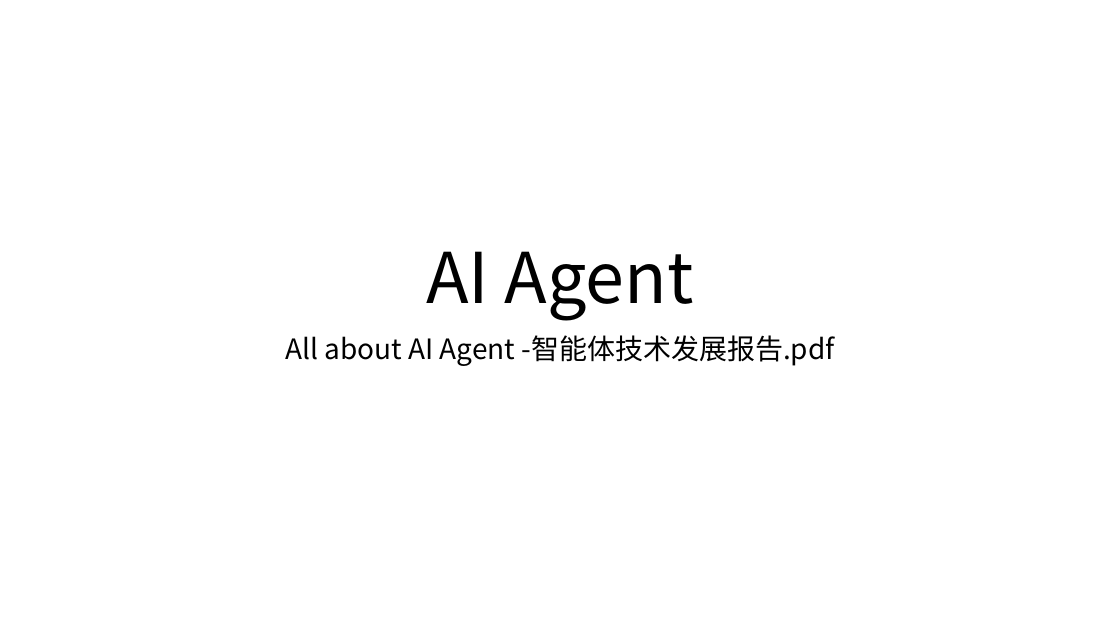
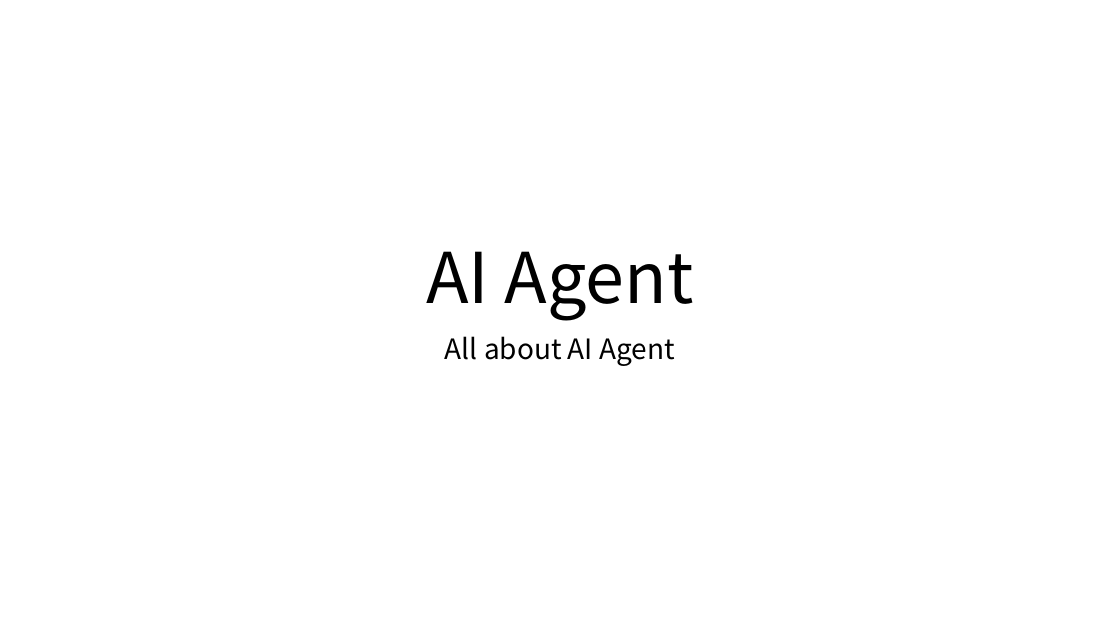
Before and after one commit to Tianyi2/All-About-Agent, a slide deck: slide 1 of all-about-agent.pptx. Drawn at 1120x630 pixels with LibreOffice and Linux fonts; fonts in the diff are those of the drawing. Boxes give left, top, right and bottom in pixels: in the first picture for what was removed or moved away, otherwise in the second. Text is boxed around its words. In the diff, an @@ line names an element or a change of style, - is before the commit and + after.

```diff
--- a/all-about-agent.pptx
+++ b/all-about-agent.pptx
@@ subtitle at bbox=[445, 336, 675, 366]: text changed @@
-All about AI Agent -智能体技术发展报告.pdf
+All about AI Agent
```
Also in this commit, not shown: 5 slides added, 3 other files.
